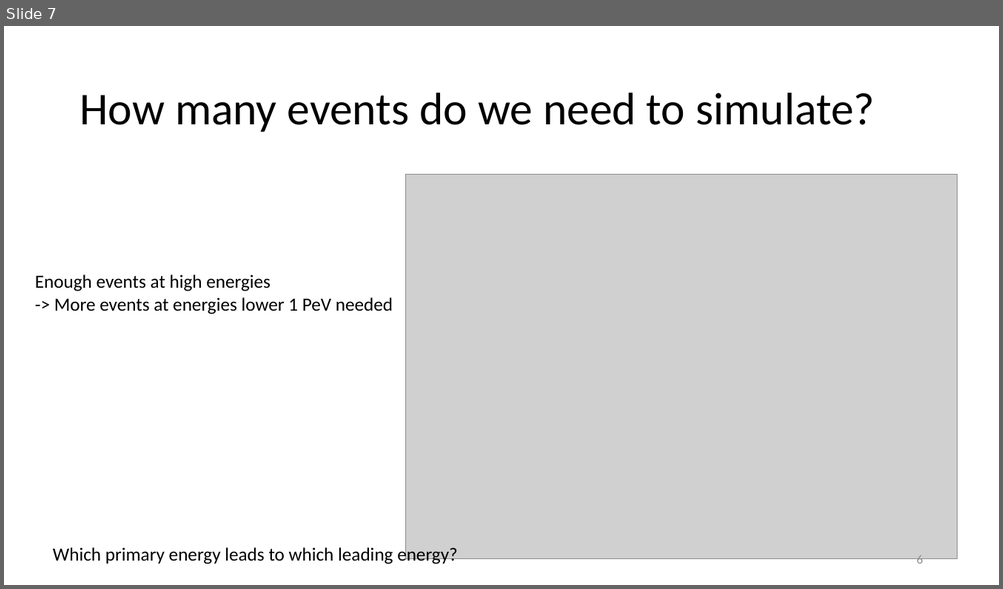
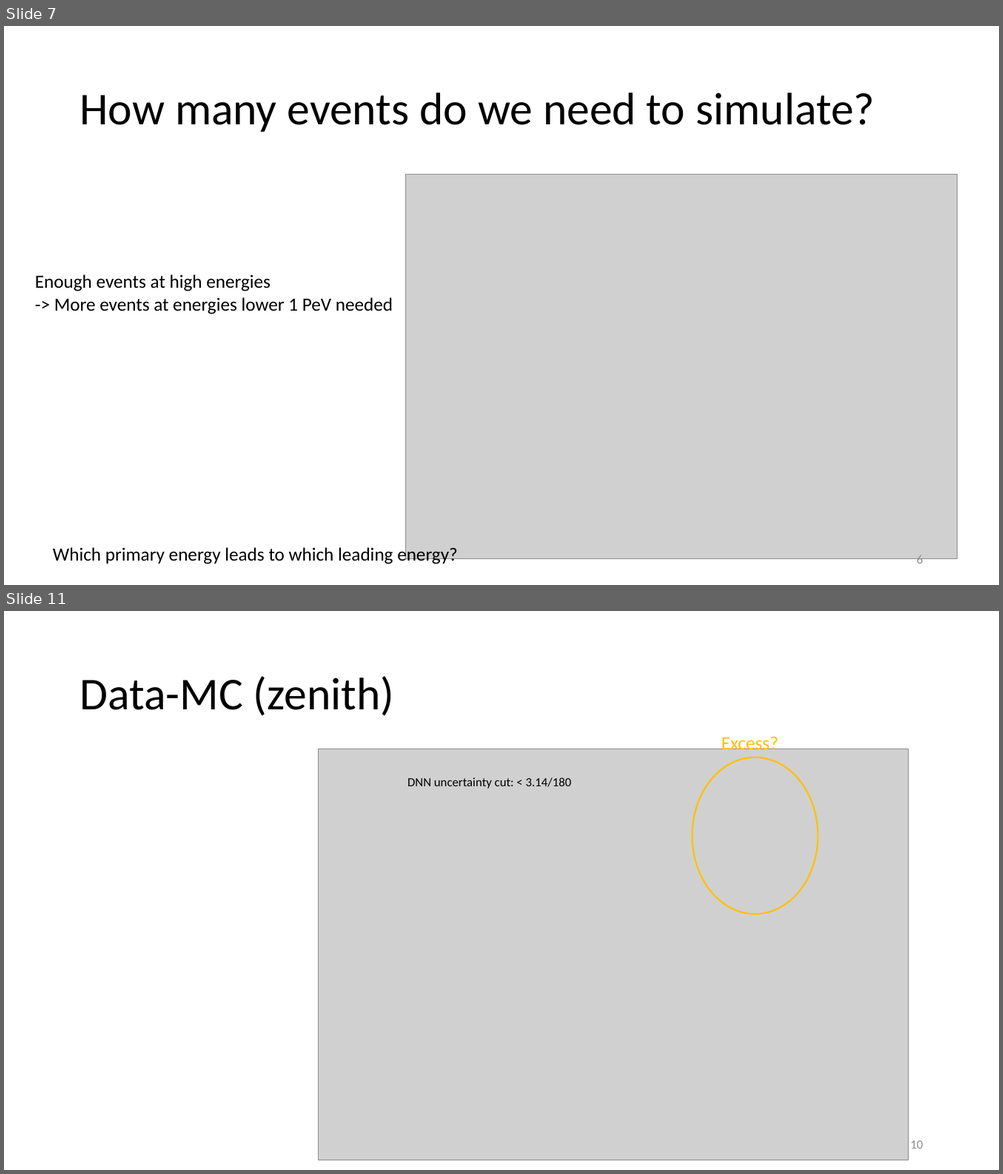
Before and after one commit to pascalgutjahr/presentations, a slide deck: cr_group/prompt_20230831.pptx. Shown one above the other, each under a label of ours: slide 7 before the commit, slides 7 and 11 after it; the slides between them are not shown. The pictures are 1003x589 and 1003x1174 pixels, drawn with LibreOffice and Linux fonts; fonts in the diff are those of the drawing; grey boxes stand for pictures. Boxes give left, top, right and bottom in pixels: in the first picture for what was removed or moved away, otherwise in the second. Text is boxed around its words. In the diff, an @@ line names an element or a change of style, - is before the commit and + after.

Commit message:
add data mc

```diff
--- a/cr_group/prompt_20230831.pptx
+++ b/cr_group/prompt_20230831.pptx
@@ slide 11 added at (x1=4, y1=611, x2=999, y2=1170), background #FFFFFF @@
@@ title added at (x1=79, y1=676, x2=394, y2=716), 44 pt, text #000000 @@
+Data-MC (zenith)
@@ text added at (x1=721, y1=737, x2=778, y2=754), 18 pt, text #FFC000 @@
+Excess?
@@ picture added at (x1=318, y1=749, x2=908, y2=1161) @@
@@ ellipse added at (x1=692, y1=758, x2=818, y2=914), outline #FFC000 1.5 pt @@
@@ text added at (x1=407, y1=777, x2=572, y2=789), 12 pt, text #000000 @@
+DNN uncertainty cut: < 3.14/180
@@ page number added at (x1=910, y1=1141, x2=922, y2=1149), 12 pt, text #8C8C8C @@
+10
```
Also in this commit, not shown: 3 slides changed, 3 other slides added.
